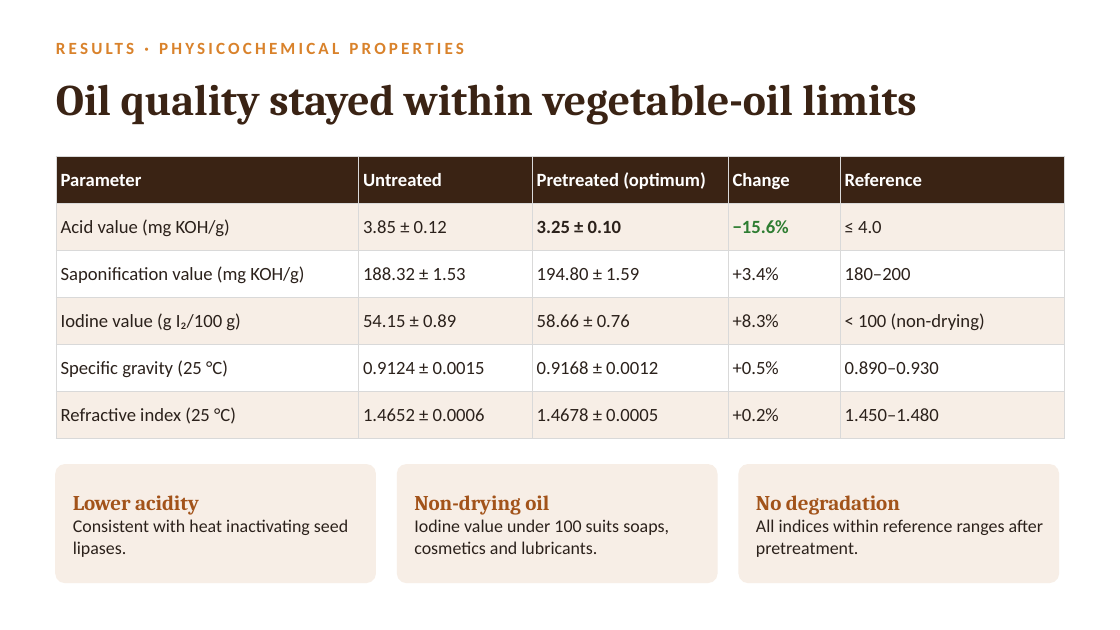
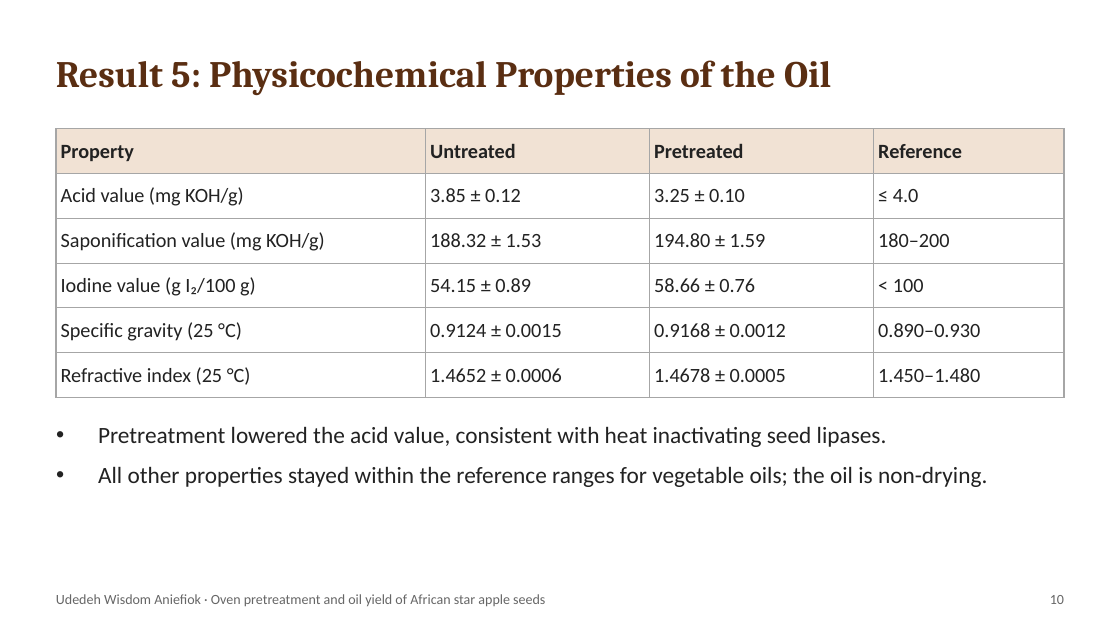
Before and after one commit to BlissNathan1305/turbo-waddle, a slide deck: slide 10 of thesis-presentations/African_Star_Apple_Seed_Oil_RSM.pptx (slide 11 before the commit). Drawn at 1120x630 pixels with LibreOffice and Linux fonts; fonts in the diff are those of the drawing. Boxes give left, top, right and bottom in pixels: in the first picture for what was removed or moved away, otherwise in the second. Text is boxed around its words. In the diff, an @@ line names an element or a change of style, - is before the commit and + after.

```diff
--- a/thesis-presentations/African_Star_Apple_Seed_Oil_RSM.pptx
+++ b/thesis-presentations/African_Star_Apple_Seed_Oil_RSM.pptx
@@ text at [56,60,831,96]: text changed; size 11 to 24 pt; font Calibri to Cambria; text colour #D9822B to #5A2E12 @@
-RESULTS · PHYSICOCHEMICAL PROPERTIES
+Result 5: Physicochemical Properties of the Oil
@@ text removed at [56,84,916,125] @@
-Oil quality stayed within vegetable-oil limits
@@ table at [56,129,1064,389] @@
-column 1, row 1: Parameter
+column 1, row 1: Property
-column 3: Pretreated (optimum) | 3.25 ± 0.10 | 194.80 ± 1.59 | 58.66 ± 0.76 | 0.9168 ± 0.0012 | 1.4678 ± 0.0005
-column 4: Change | −15.6% | +3.4% | +8.3% | +0.5% | +0.2%
-column 5: Reference | ≤ 4.0 | 180–200 | < 100 (non-drying) | 0.890–0.930 | 1.450–1.480
+column 3: Pretreated | 3.25 ± 0.10 | 194.80 ± 1.59 | 58.66 ± 0.76 | 0.9168 ± 0.0012 | 1.4678 ± 0.0005
+column 4: Reference | ≤ 4.0 | 180–200 | < 100 | 0.890–0.930 | 1.450–1.480
@@ table: place and size @@
-table at [56,157,1064,428]
+table at [56,129,1064,389]
@@ text added at [98,426,987,487], 15 pt, text #222222 @@
+• Pretreatment lowered the acid value, consistent with heat inactivating seed lipases.
+• All other properties stayed within the reference ranges for vegetable oils; the oil is non-drying.
@@ rounded rectangle removed at [56,465,375,582] @@
@@ rounded rectangle removed at [398,465,717,582] @@
@@ rounded rectangle removed at [739,465,1058,582] @@
@@ text removed at [73,495,348,557] @@
-Lower acidity
-Consistent with heat inactivating seed lipases.
@@ text removed at [414,495,669,554] @@
-Non-drying oil
-Iodine value under 100 suits soaps, cosmetics and lubricants.
@@ text removed at [756,495,1043,557] @@
-No degradation
-All indices within reference ranges after pretreatment.
@@ text added at [56,594,545,606], 9 pt, text #666666 @@
+Udedeh Wisdom Aniefiok · Oven pretreatment and oil yield of African star apple seeds
@@ text added at [1050,595,1064,604], 9 pt, text #666666 @@
+10
```
Also in this commit, not shown: 6 other slides changed, 6 slides added, 7 slides removed, 2 other files.
